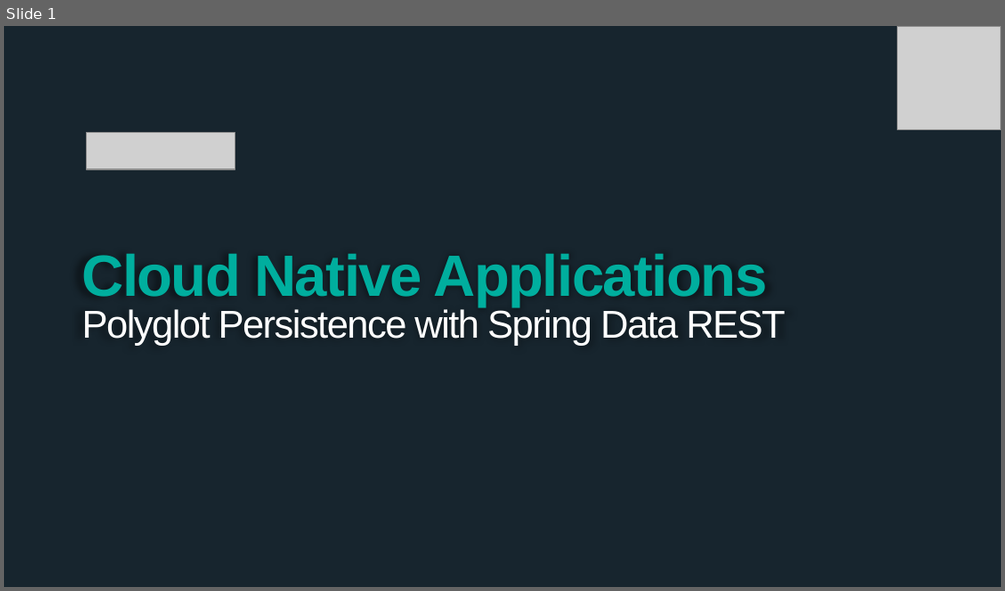
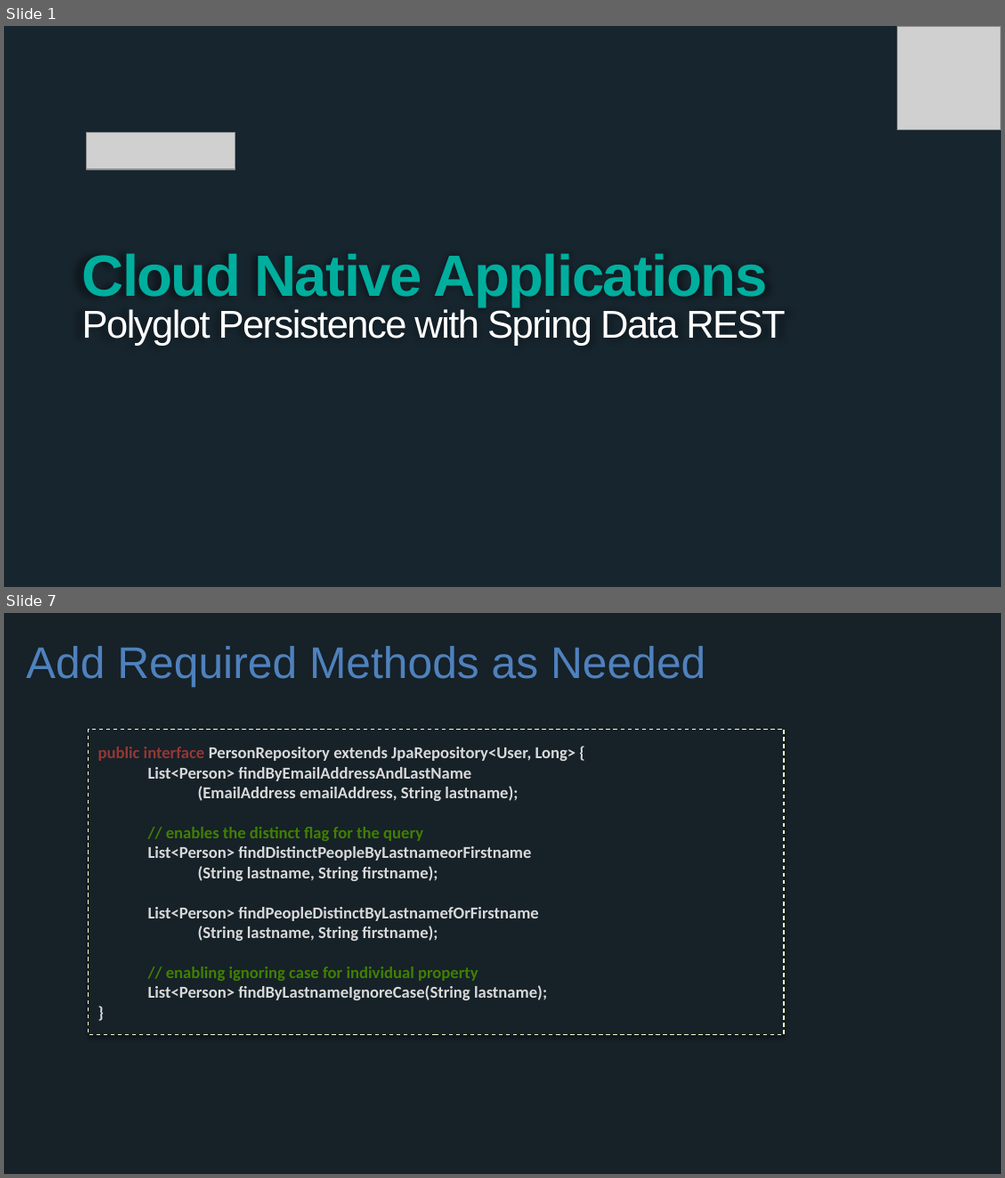
Before and after one commit to wxlund/CN-Workshop-Boeing, a slide deck: presentations/Session_3_Polyglot_Persist.pptx. Shown one above the other, each under a label of ours: slide 1 before the commit, slides 1 and 7 after it; the slides between them are not shown. The pictures are 1005x591 and 1005x1178 pixels, drawn with LibreOffice and Linux fonts; fonts in the diff are those of the drawing; grey boxes stand for pictures; background and template pictures are left out. Boxes give left, top, right and bottom in pixels: in the first picture for what was removed or moved away, otherwise in the second. Text is boxed around its words. In the diff, an @@ line names an element or a change of style, - is before the commit and + after.

```diff
--- a/presentations/Session_3_Polyglot_Persist.pptx
+++ b/presentations/Session_3_Polyglot_Persist.pptx
@@ slide 7 added at [4,613,1001,1174], background #162128 @@
@@ title added at [26,646,705,688], 32 pt, text #4F81BD @@
+Add Required Methods as Needed
@@ rectangle added at [88,729,784,1035], fill #162128, outline #FFFFCC 0.75 pt dashed, 12 pt, text #D9D9D9, bold @@
+public interface PersonRepository extends JpaRepository<User, Long> {
+List<Person> findByEmailAddressAndLastName
+(EmailAddress emailAddress, String lastname);
+// enables the distinct flag for the query
+List<Person> findDistinctPeopleByLastnameorFirstname
+(String lastname, String firstname);
+List<Person> findPeopleDistinctByLastnamefOrFirstname
+(String lastname, String firstname);
+// enabling ignoring case for individual property
+List<Person> findByLastnameIgnoreCase(String lastname);
+}
```
Also in this commit, not shown: 1 slide changed, 14 other slides added.
